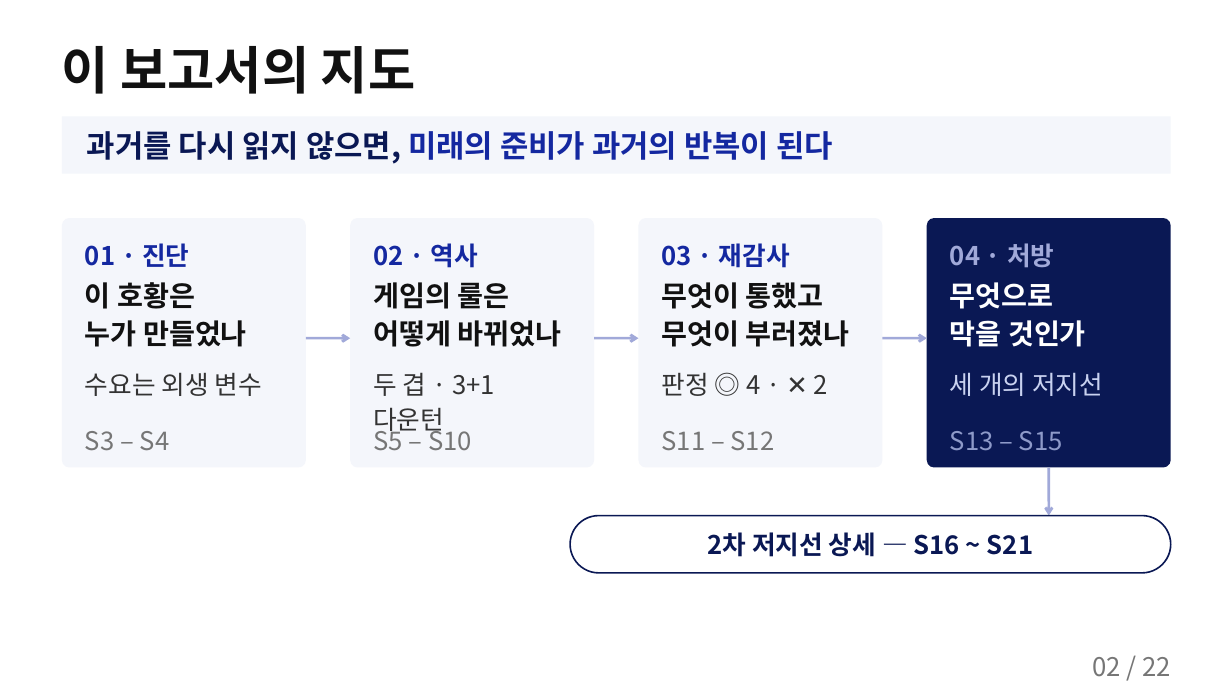
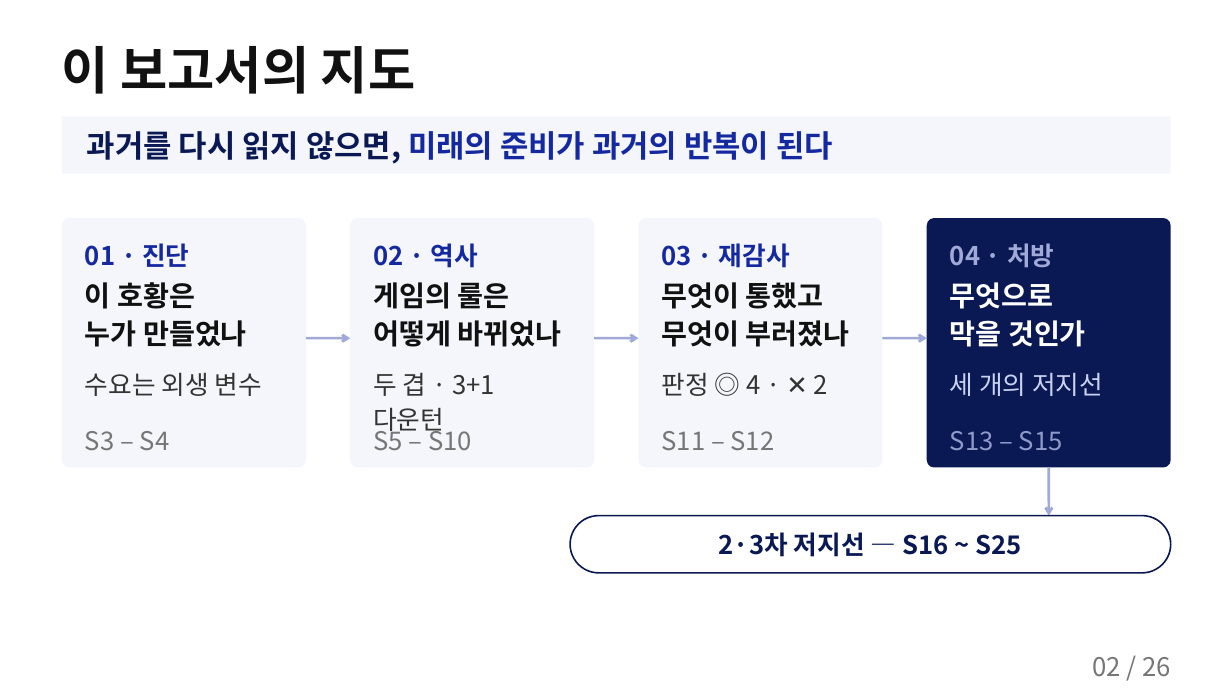
Before and after one commit to k31001/action-learning, a slide deck: slide 2 of outputs/presentation/storyline-common-overview.pptx. Drawn at 1232x693 pixels with LibreOffice and Linux fonts; fonts in the diff are those of the drawing. Boxes give left, top, right and bottom in pixels: in the first picture for what was removed or moved away, otherwise in the second. Text is boxed around its words. In the diff, an @@ line names an element or a change of style, - is before the commit and + after.

```diff
--- a/outputs/presentation/storyline-common-overview.pptx
+++ b/outputs/presentation/storyline-common-overview.pptx
@@ text at [719,532,1021,557]: text changed @@
-2차 저지선 상세 — S16 ~ S21
+2·3차 저지선 — S16 ~ S25
@@ text at [1092,657,1171,677]: text changed @@
-02 / 22
+02 / 26
```
Also in this commit, not shown: 18 other slides changed, 6 slides added, 2 slides removed, 4 other files.
